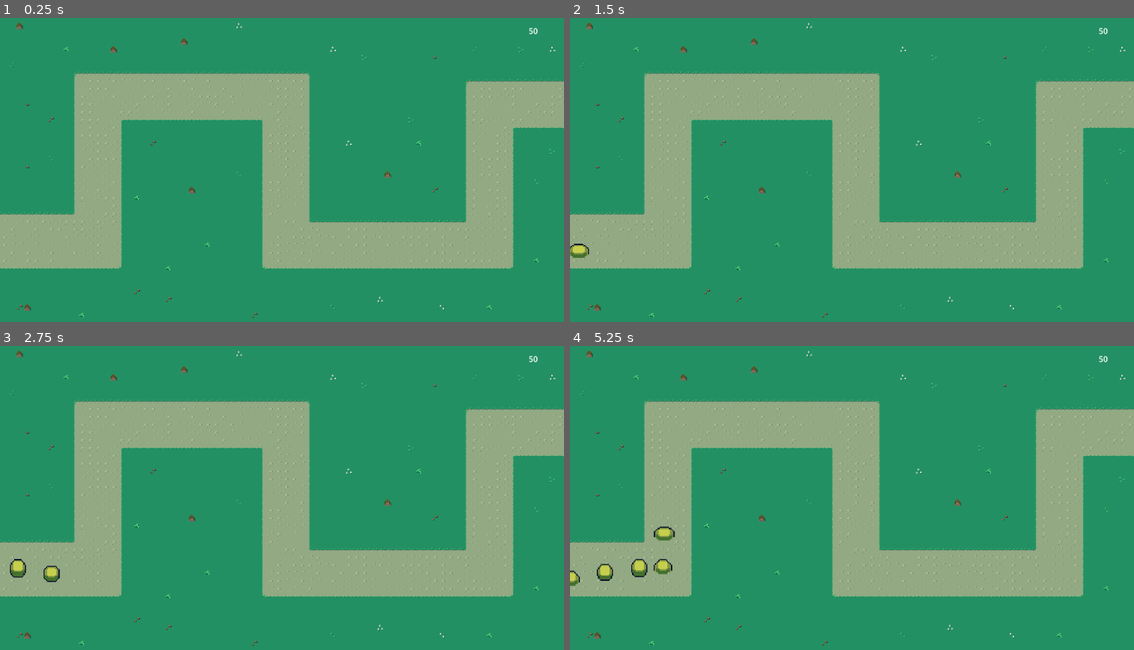
Above: before the commit, frames 1-4 (two rows, left to right).
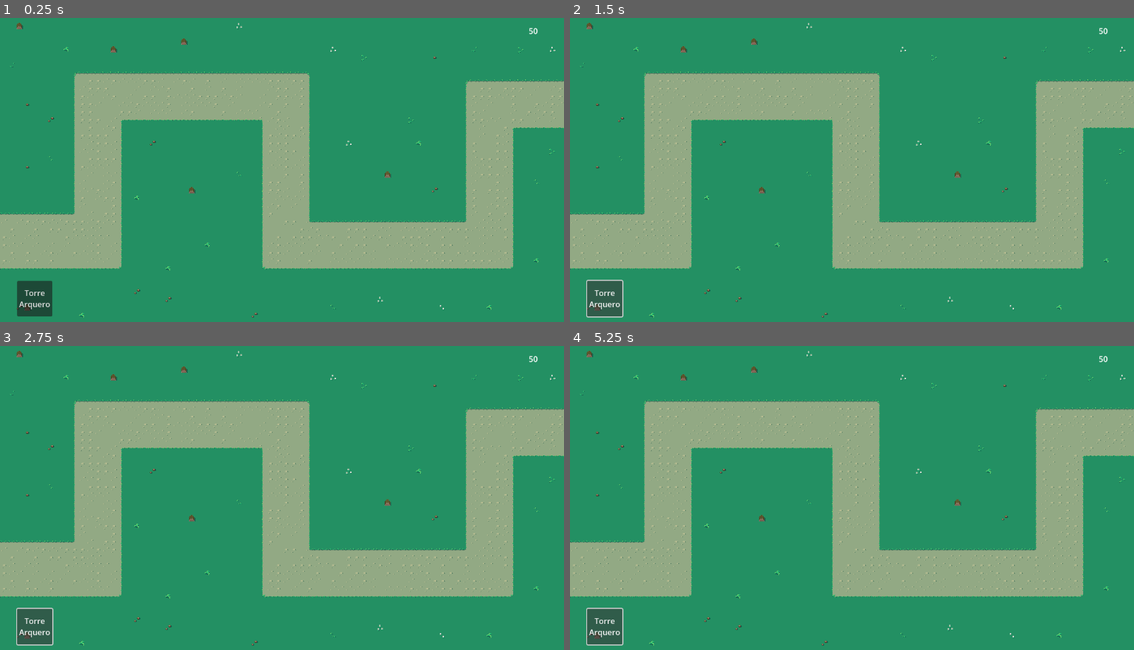
Above: after the commit, the same moments.

Repository: dariogliendo/td-topdown
Game: Godot game, scene res://scenes/game.tscn
Same seed, same stepped clock (60 frames per second), same inputs: the game is played once before the commit and once after it.
Inputs (mouse positions are in pixels of both pictures, inside the frame that each line leads up to):
- Up to frame 1 (0.25 s): no input
- Up to frame 2 (1.5 s): click (603, 297) at 0.5 s, where only the run after the commit has a clickable "Torre Arquero"; click (603, 297) at 1.25 s, where only the run after the commit has a clickable "Torre Arquero"
- Up to frame 3 (2.75 s): click (33, 625) at 2 s, where only the run after the commit has a clickable "Torre Arquero"
- Up to frame 4 (5.25 s): no input

The runs differ from the first frame. In frame 1, 0.7% of the frame differs, in the area x 3-10%, y 86-99%; in frame 2, 1.0%; in frame 3, 1.1%; in frame 4, 1.5%, in the area x 0-19%, y 59-99%.
Error after the commit: Parse Error: Preload file "res://torres/torre_arquero.tscn" does not exist. (res://scripts/game.gd:4)

Commit message:
agregando_torre

Diff:
--- a/project.godot
+++ b/project.godot
@@ -15,6 +15,10 @@
 config/features=PackedStringArray("4.2", "Forward Plus")
 config/icon="res://icon.svg"
 
+[display]
+
+mouse_cursor/custom_image="res://assets/cursors/Cursor Default.png"
+
 [rendering]
 
 textures/canvas_textures/default_texture_filter=0
--- a/scenes/game.tscn
+++ b/scenes/game.tscn
@@ -187,6 +187,14 @@
 horizontal_alignment = 1
 vertical_alignment = 1
 
+[node name="Torre_Arquero" type="Button" parent="HUD"]
+offset_left = 35.0
+offset_top = 545.0
+offset_right = 107.0
+offset_bottom = 618.0
+text = "Torre
+Arquero"
+
 [node name="EnemySpawning" type="Node" parent="."]
 script = ExtResource("4_v1lwo")
 
@@ -199,6 +207,7 @@
 [connection signal="ready" from="SpawnPosition" to="." method="_on_spawn_position_ready"]
 [connection signal="body_entered" from="Target" to="." method="_on_target_body_entered"]
 [connection signal="child_entered_tree" from="Target" to="EnemySpawning" method="_on_target_child_entered_tree"]
+[connection signal="pressed" from="HUD/Torre_Arquero" to="." method="_on_torre_arquero_pressed"]
 [connection signal="enemy_spawned" from="EnemySpawning" to="." method="_on_enemy_spawning_enemy_spawned"]
 [connection signal="timeout" from="EnemySpawning/SpawnTimer" to="EnemySpawning" method="_on_spawn_timer_timeout"]
 [connection signal="wave_started" from="Wave1" to="EnemySpawning" method="_on_wave_1_wave_started"]
--- a/scripts/game.gd
+++ b/scripts/game.gd
@@ -1,5 +1,7 @@
 extends Node2D
 class_name GameGlobals;
+
+const TORRE_ARQUERO = preload("res://torres/torre_arquero.tscn")
 
 var player_hp = 50;
 var spawn_point : Vector2
@@ -30,3 +32,7 @@
 	active_enemies.append(enemy)
 	if not wave_running:
 		wave_running = true;
+
+
+func _on_torre_arquero_pressed():
+	pass
